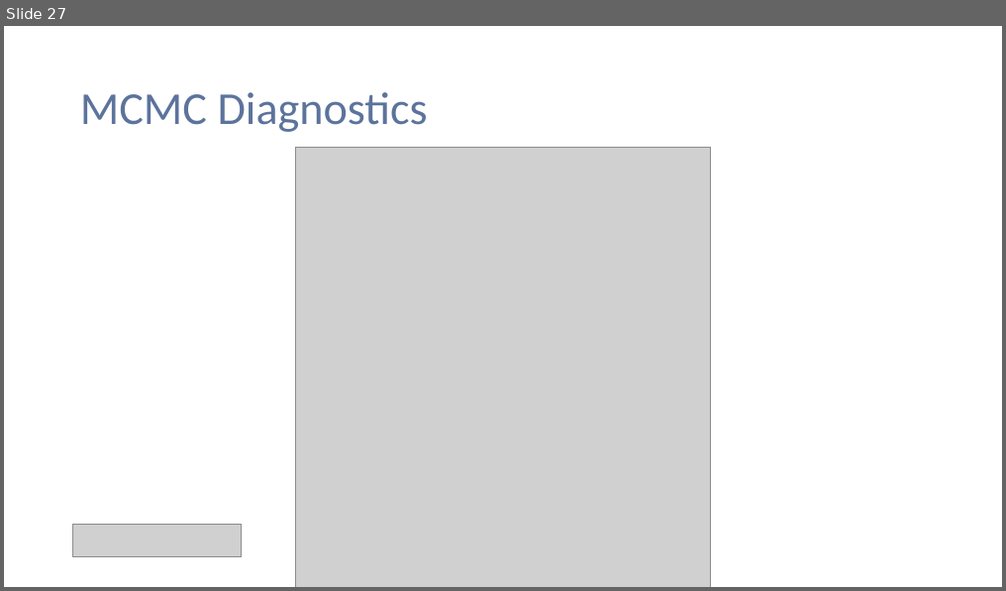
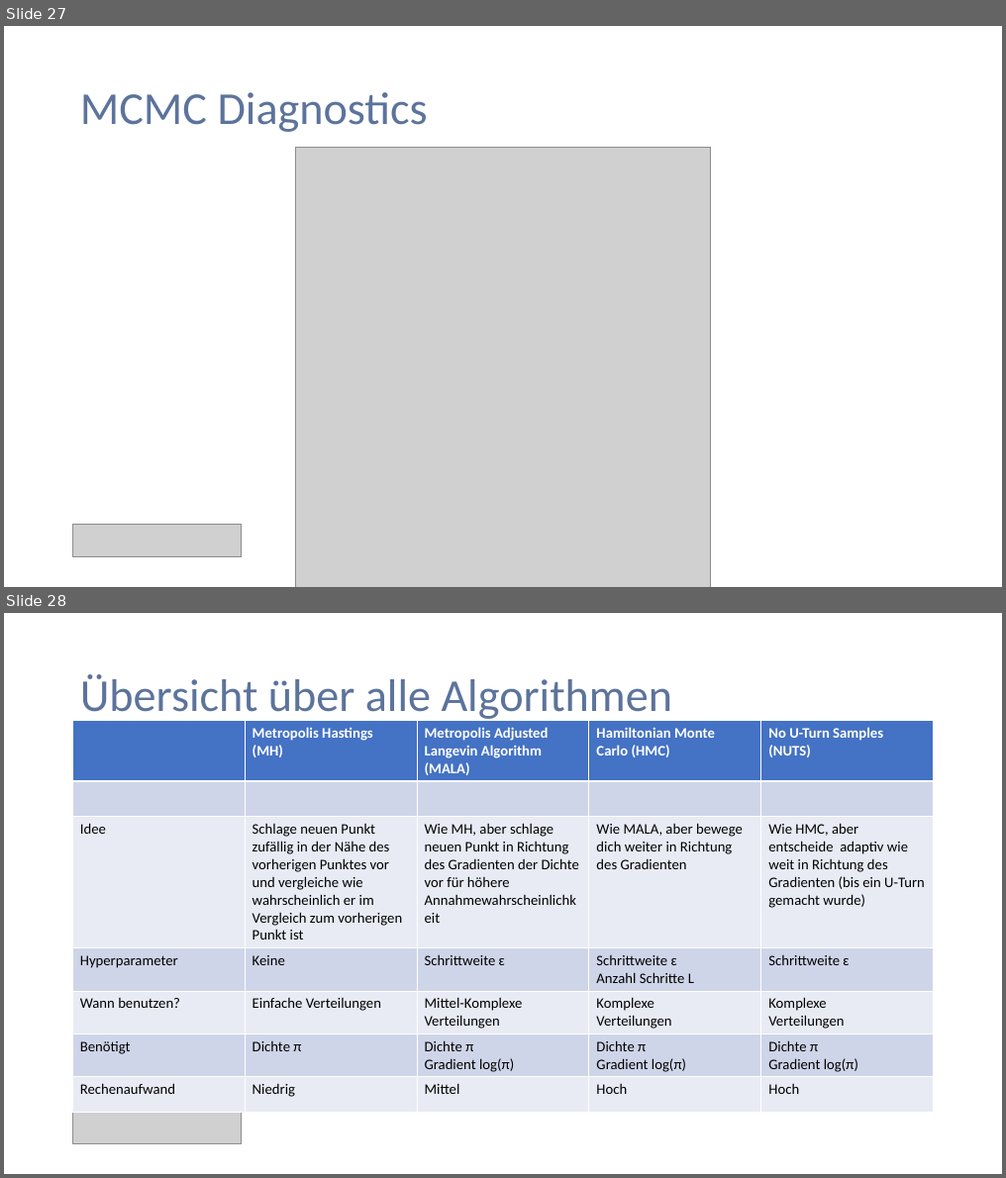
Before and after one commit to PaulNitschke/MCMC-Workshop---Stads, a slide deck: Präsentation_MonteCarlo.pptx. Shown one above the other, each under a label of ours: slide 27 before the commit, slides 27 and 28 after it. The pictures are 1006x591 and 1006x1178 pixels, drawn with LibreOffice and Linux fonts; fonts in the diff are those of the drawing; grey boxes stand for pictures. Boxes give left, top, right and bottom in pixels: in the first picture for what was removed or moved away, otherwise in the second. Text is boxed around its words. In the diff, an @@ line names an element or a change of style, - is before the commit and + after.

Commit message:
add overview in presentation

```diff
--- a/Präsentation_MonteCarlo.pptx
+++ b/Präsentation_MonteCarlo.pptx
@@ slide 28 added at (x1=4, y1=613, x2=1002, y2=1174), background #FFFFFF @@
@@ title added at (x1=80, y1=674, x2=672, y2=723), 44 pt, text #5C739C @@
+Übersicht über alle Algorithmen
@@ table added at (x1=73, y1=721, x2=934, y2=1109), 7 rows, 5 columns @@
+ | Metropolis Hastings (MH) | Metropolis Adjusted Langevin Algorithm (MALA) | Hamiltonian Monte Carlo (HMC) | No U-Turn Samples (NUTS)
+ |  |  |  | 
+Idee | Schlage neuen Punkt zufällig in der Nähe des vorherigen Punktes vor und vergleiche wie wahrscheinlich er im Vergleich zum vorherigen Punkt ist | Wie MH, aber schlage neuen Punkt in Richtung des Gradienten der Dichte vor für höhere Annahmewahrscheinlichkeit | Wie MALA, aber bewege dich weiter in Richtung des Gradienten | Wie HMC, aber entscheide adaptiv wie weit in Richtung des Gradienten (bis ein U-Turn gemacht wurde)
+Hyperparameter | Keine | Schrittweite ɛ | Schrittweite ɛ Anzahl Schritte L | Schrittweite ɛ
+Wann benutzen? | Einfache Verteilungen | Mittel-Komplexe Verteilungen | Komplexe Verteilungen | Komplexe Verteilungen
+Benötigt | Dichte π | Dichte π Gradient log(π) | Dichte π / Gradient log(π) | Dichte π / Gradient log(π)
+Rechenaufwand | Niedrig | Mittel | Hoch | Hoch
@@ picture added at (x1=73, y1=1111, x2=242, y2=1145) @@
```
